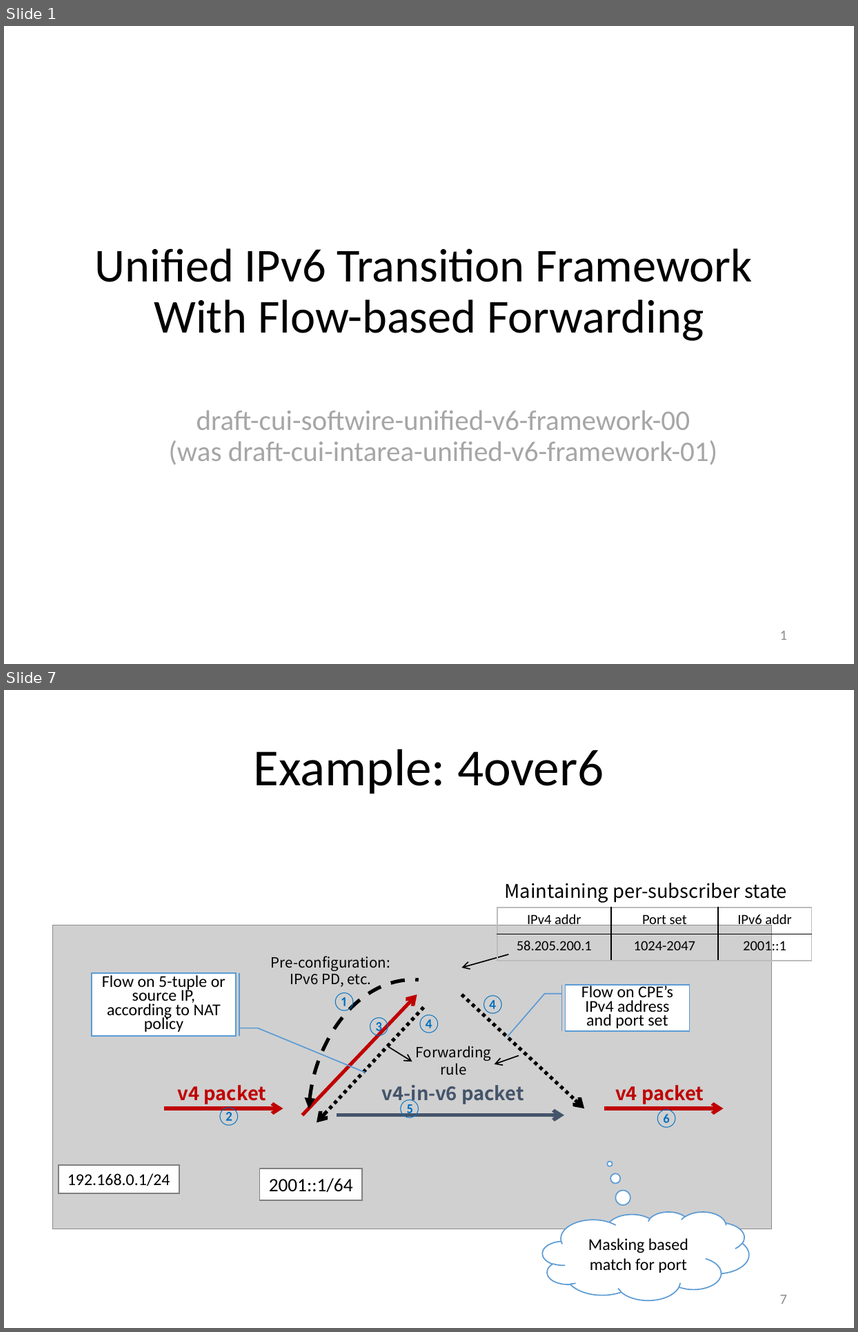
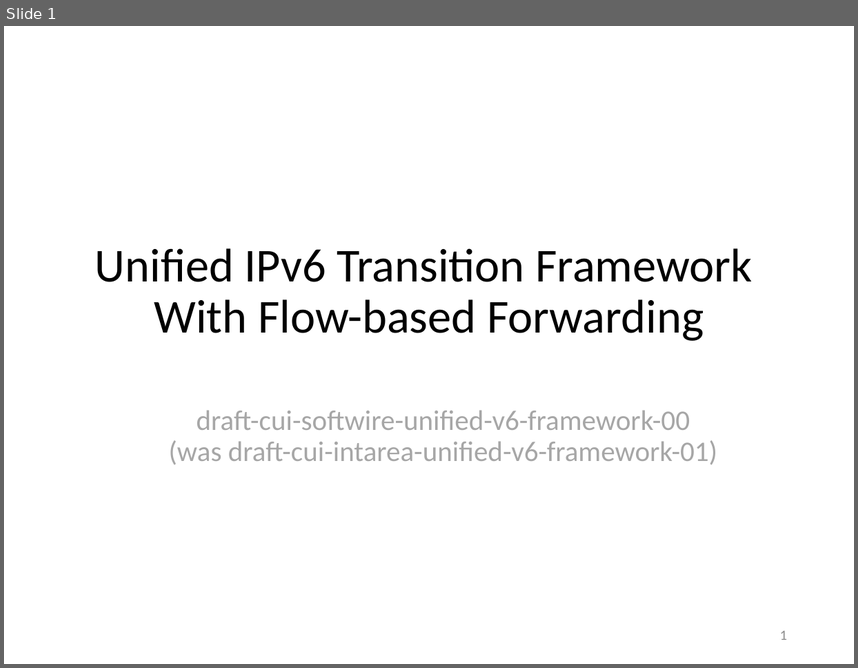
Before and after one commit to gnocuil/draft-sdn, a slide deck: Unified IPv6 Transition Framework With Flow-based Forwarding.pptx. Shown one above the other, each under a label of ours: slides 1 and 7 before the commit, slide 1 after it; the slides between them are not shown. The pictures are 858x1332 and 858x668 pixels, drawn with LibreOffice and Linux fonts; fonts in the diff are those of the drawing; grey boxes stand for pictures. Boxes give left, top, right and bottom in pixels: in the first picture for what was removed or moved away, otherwise in the second. Text is boxed around its words. In the diff, an @@ line names an element or a change of style, - is before the commit and + after.

```diff
--- a/Unified IPv6 Transition Framework With Flow-based Forwarding.pptx
+++ b/Unified IPv6 Transition Framework With Flow-based Forwarding.pptx
@@ slide 7 removed at box(4, 690, 854, 1328), background #FFFFFF @@
@@ title removed at box(254, 749, 604, 793) @@
-Example: 4over6
@@ text removed at box(505, 883, 787, 903) @@
-Maintaining per-subscriber state
@@ table removed at box(497, 907, 811, 960), 2 rows, 3 columns @@
-IPv4 addr | Port set | IPv6 addr
-58.205.200.1 | 1024-2047 | 2001::1
@@ picture removed at box(52, 925, 771, 1228) @@
@@ text removed at box(271, 956, 390, 987) @@
-Pre-configuration:
-IPv6 PD, etc.
@@ arrow removed from (509, 954) to (461, 967) @@
@@ accent border callout removed at box(92, 973, 236, 1036) @@
-Flow on 5-tuple or source IP, according to NAT policy
@@ arc (boxed as its full ellipse) removed at box(300, 973, 519, 1258) @@
@@ arrow removed from (302, 1115) to (417, 994) @@
@@ text removed at box(332, 992, 357, 1011) @@
-①
@@ arrow removed from (461, 994) to (584, 1108) @@
@@ text removed at box(480, 995, 505, 1014) @@
-④
@@ accent border callout removed at box(565, 985, 689, 1031) @@
-Flow on CPE’s IPv4 address and port set
@@ arrow removed from (424, 1007) to (317, 1122) @@
@@ text removed at box(366, 1017, 391, 1036) @@
-③
@@ text removed at box(417, 1014, 441, 1033) @@
-④
@@ arrow removed from (388, 1046) to (412, 1061) @@
@@ text removed at box(416, 1045, 492, 1075) @@
-Forwarding
-rule
@@ arrow removed from (519, 1056) to (495, 1064) @@
@@ text removed at box(178, 1085, 266, 1104) @@
-v4 packet
@@ text removed at box(382, 1085, 524, 1105) @@
-v4-in-v6 packet
@@ text removed at box(397, 1098, 422, 1118) @@
-⑤
@@ text removed at box(615, 1085, 704, 1104) @@
-v4 packet
@@ arrow removed from (164, 1108) to (283, 1108) @@
@@ text removed at box(217, 1106, 241, 1125) @@
-②
@@ arrow removed from (337, 1115) to (564, 1115) @@
@@ arrow removed from (604, 1108) to (723, 1108) @@
@@ text removed at box(654, 1108, 679, 1127) @@
-⑥
@@ rectangle removed at box(59, 1164, 179, 1193) @@
-192.168.0.1/24
@@ rectangle removed at box(260, 1169, 362, 1200) @@
-2001::1/64
@@ thought cloud removed at box(543, 1211, 749, 1299) @@
-Masking based match for port
@@ page number removed at box(780, 1294, 787, 1303) @@
-7
```
Also in this commit, not shown: 6 slides changed, 5 slides added, 2 other slides removed.
